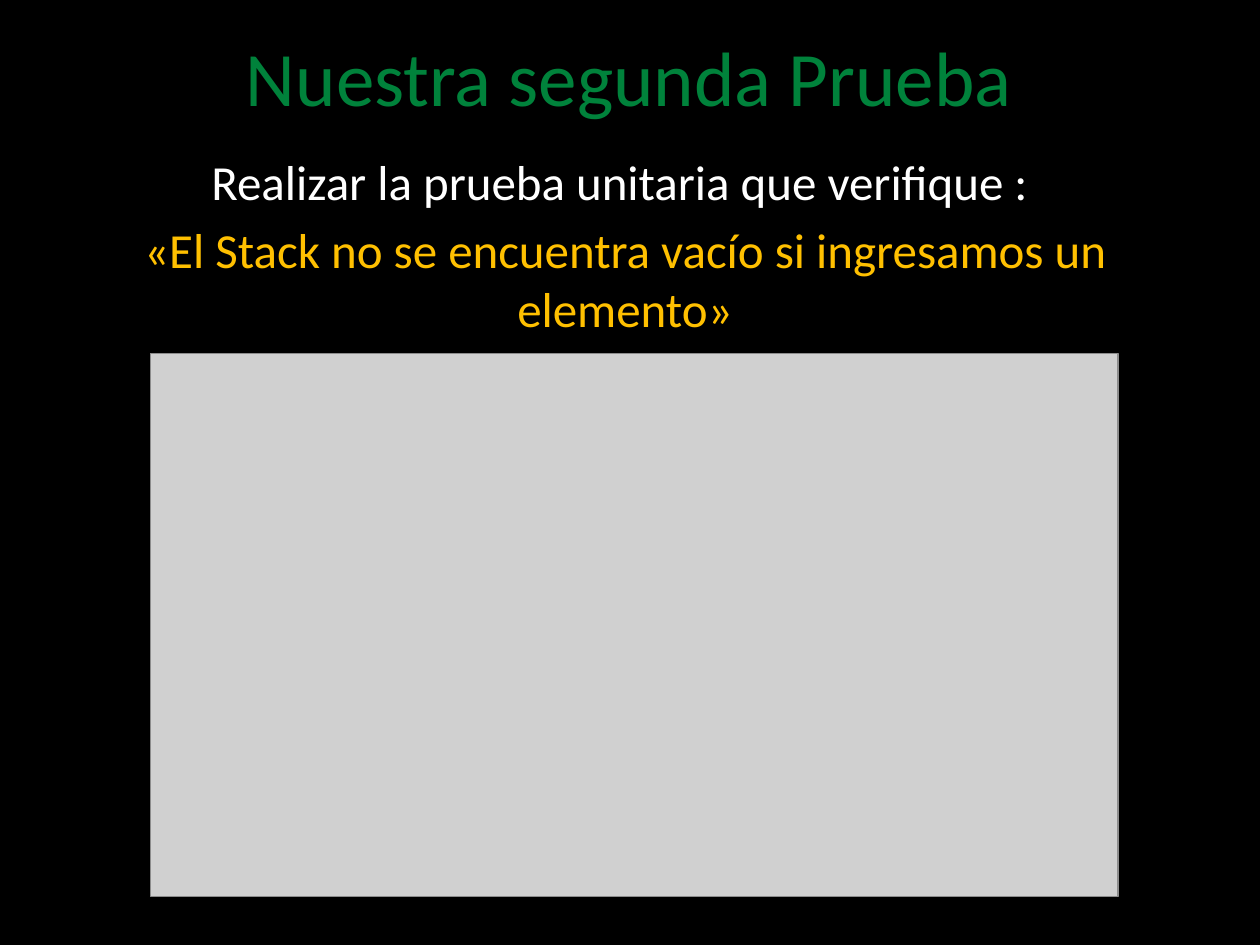
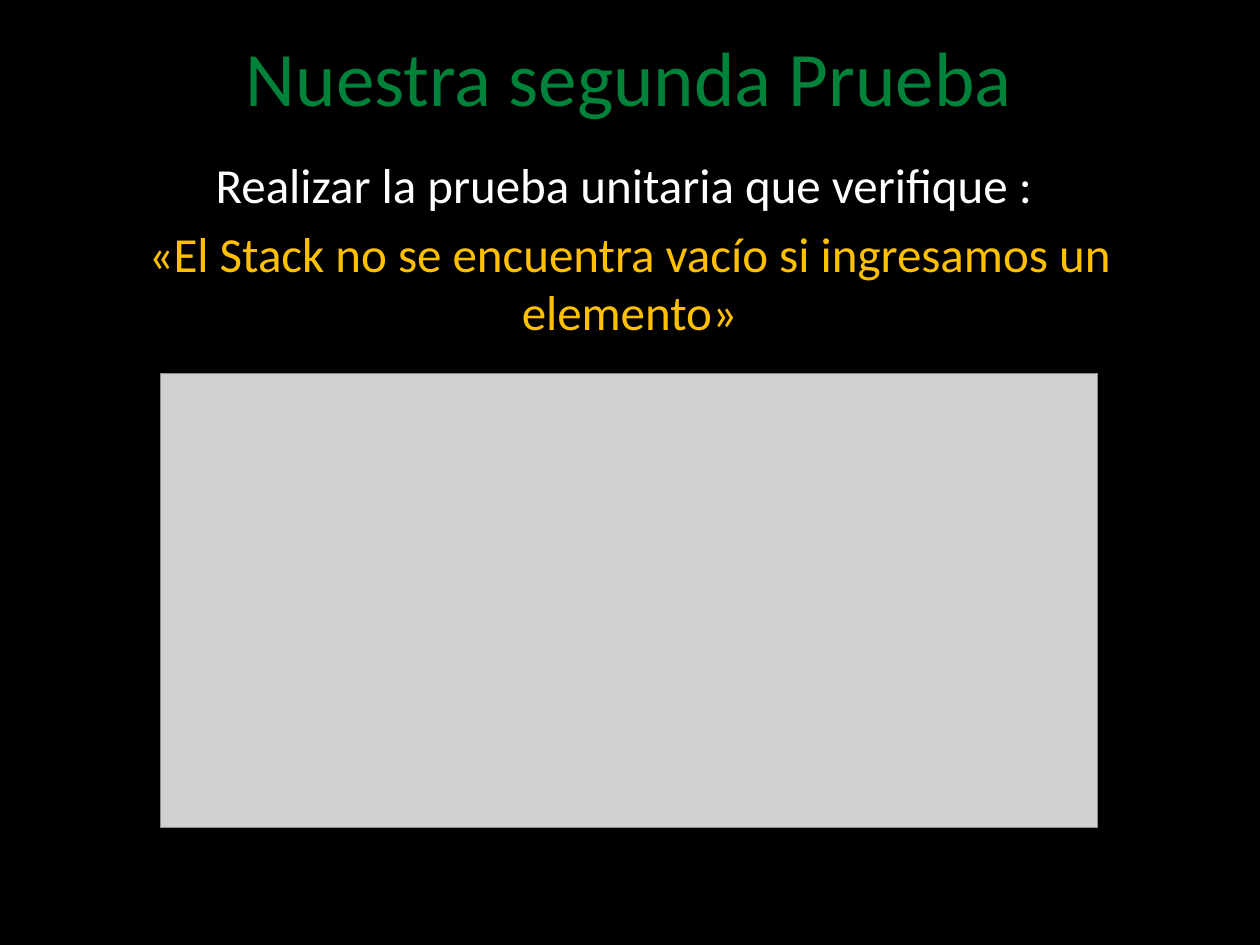
Before and after one commit to angelnunezsalazar/Test-Automation-NET, a slide deck: slide 19 of Diapositivas/1. Unit Testing.pptx (slide 18 before the commit). Drawn at 1260x945 pixels with LibreOffice and Linux fonts; fonts in the diff are those of the drawing; grey boxes stand for pictures; background and template pictures are left out. Boxes give left, top, right and bottom in pixels: in the first picture for what was removed or moved away, otherwise in the second. Text is boxed around its words. In the diff, an @@ line names an element or a change of style, - is before the commit and + after.

```diff
--- a/Diapositivas/1. Unit Testing.pptx
+++ b/Diapositivas/1. Unit Testing.pptx
@@ text "Realizar la prueba unitaria que ...": place and size @@
-text "Realizar la prueba unitaria que ..." at bbox=[144, 166, 1106, 277]
+text "Realizar la prueba unitaria que ..." at bbox=[149, 169, 1110, 281]
@@ picture: place and size @@
-picture at bbox=[151, 354, 1119, 897]
+picture at bbox=[161, 373, 1099, 827]
```
Also in this commit, not shown: 5 other slides changed, 4 slides added, 3 slides removed, 2 other files.
